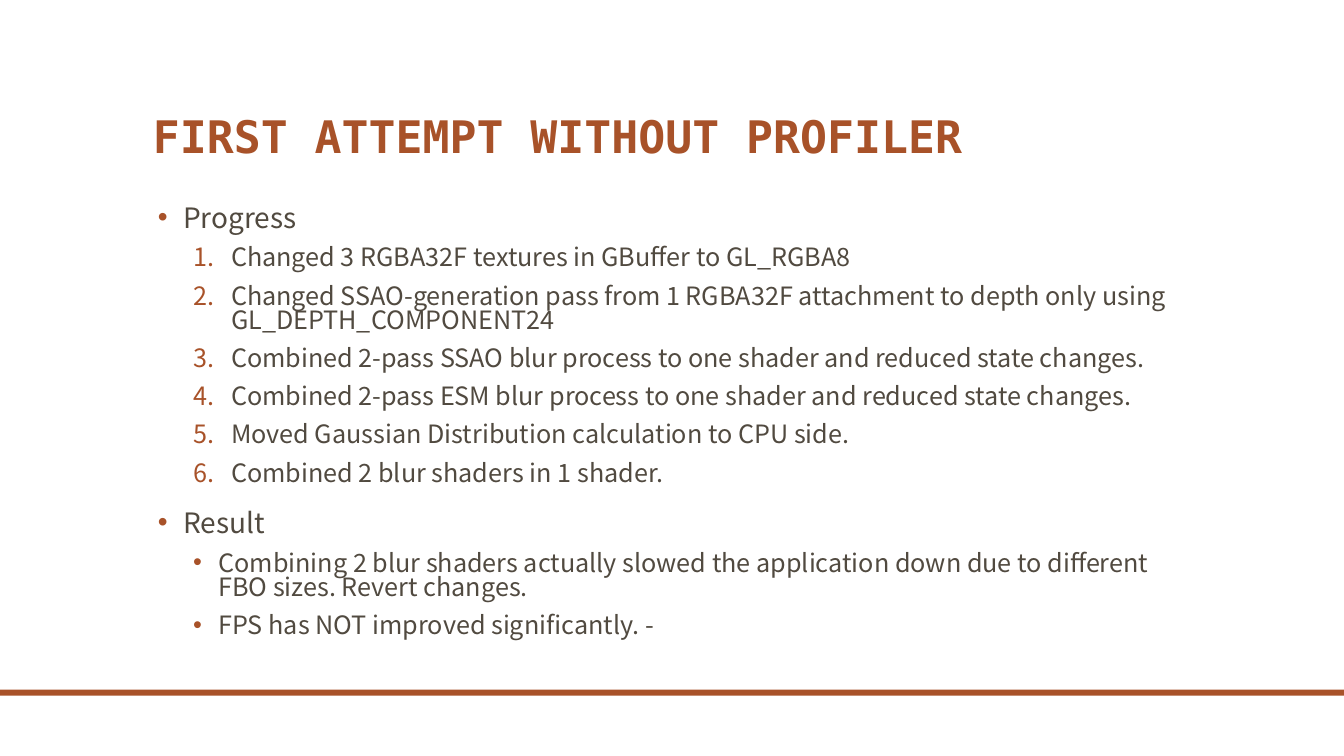
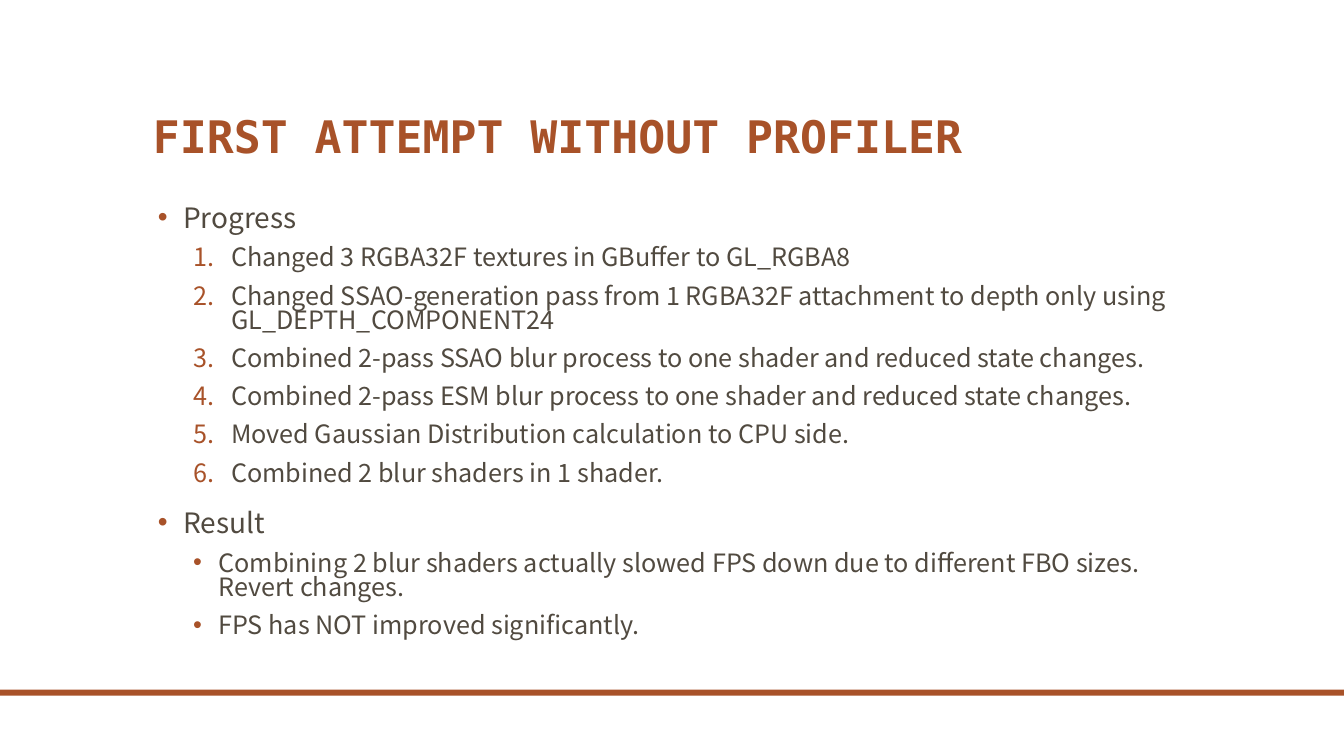
Before and after one commit to levey-lee/GraphicsEngine, a slide deck: slide 6 of DiamondGraphicsEngine/OptimizationReport.pptx. Drawn at 1344x756 pixels with LibreOffice and Linux fonts; fonts in the diff are those of the drawing; background and template pictures are left out. Boxes give left, top, right and bottom in pixels: in the first picture for what was removed or moved away, otherwise in the second. Text is boxed around its words. In the diff, an @@ line names an element or a change of style, - is before the commit and + after.

```diff
--- a/DiamondGraphicsEngine/OptimizationReport.pptx
+++ b/DiamondGraphicsEngine/OptimizationReport.pptx
@@ text at [218, 551, 1139, 641]: text changed @@
-  • Combining 2 blur shaders actually slowed the application down due to different FBO sizes. Revert changes.
-  • FPS has NOT improved significantly. -
+  • Combining 2 blur shaders actually slowed FPS down due to different FBO sizes. Revert changes.
+  • FPS has NOT improved significantly.
```
Also in this commit, not shown: 1 other slide changed, 1 slide added, 8 other files.
